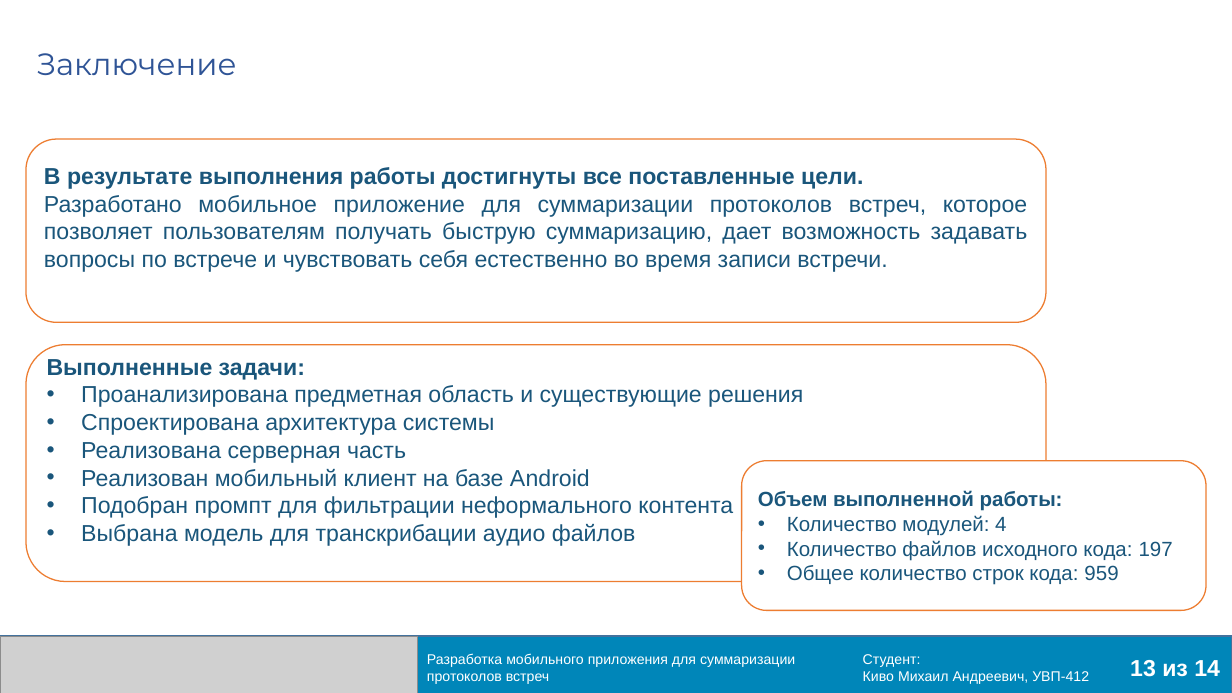
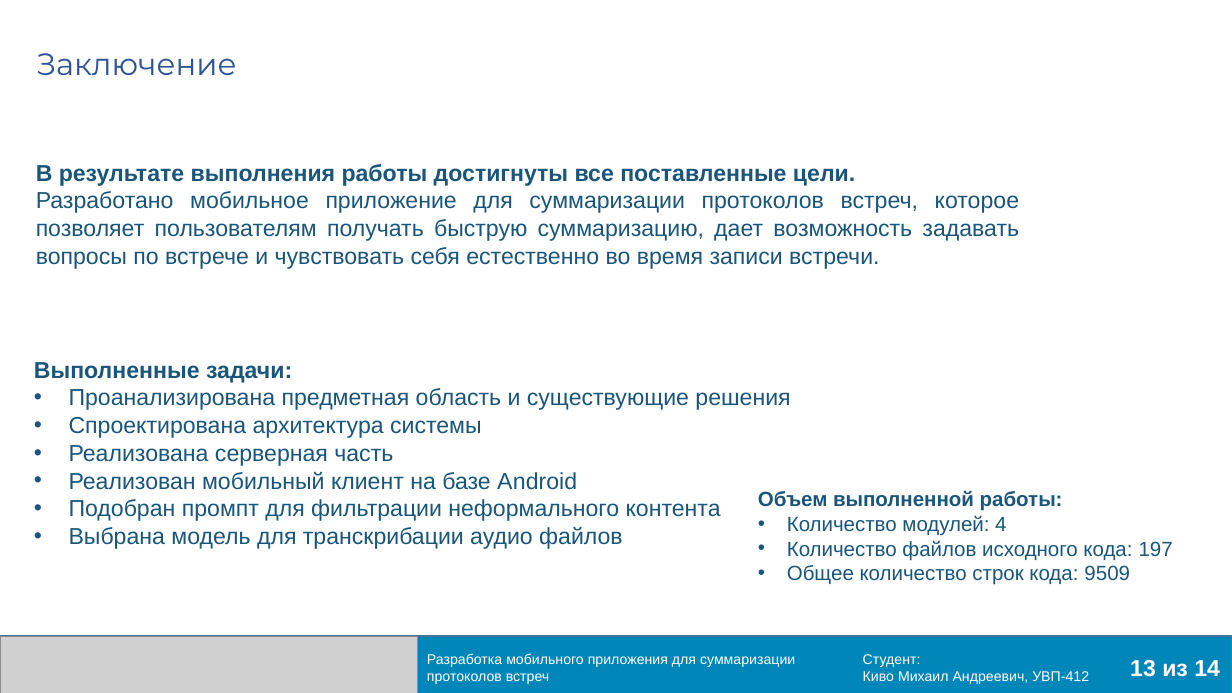
Before and after one commit to Meetings-UVP412/VKR, a slide deck: slide 13 of Презентация Киво Михаил УВП-412.pptx. Drawn at 1232x693 pixels with LibreOffice and Linux fonts; fonts in the diff are those of the drawing; grey boxes stand for pictures. Boxes give left, top, right and bottom in pixels: in the first picture for what was removed or moved away, otherwise in the second. Text is boxed around its words. In the diff, an @@ line names an element or a change of style, - is before the commit and + after.

```diff
--- a/Презентация Киво Михаил УВП-412.pptx
+++ b/Презентация Киво Михаил УВП-412.pptx
@@ text "В результате выполнения работы достигнуты ...": place and size @@
-text "В результате выполнения работы достигнуты ..." at [26,140,1046,323]
+text "В результате выполнения работы достигнуты ..." at [36,164,1019,269]
@@ text "Выполненные задачи:": place and size @@
-text "Выполненные задачи:" at [26,345,1046,581]
+text "Выполненные задачи:" at [34,362,790,549]
@@ outline #ED7D31 1 pt to none in 3 elements at [34,362,790,549], [36,164,1019,269], [758,490,1173,585] @@
@@ text "Объем выполненной работы:": place and size @@
-text "Объем выполненной работы:" at [742,461,1207,611]
+text "Объем выполненной работы:" at [758,490,1173,585]
@@ text at [787,565,1130,585]: text changed @@
-• Общее количество строк кода: 959
+• Общее количество строк кода: 9509
```
Also in this commit, not shown: 3 other slides changed, 2 other files.
